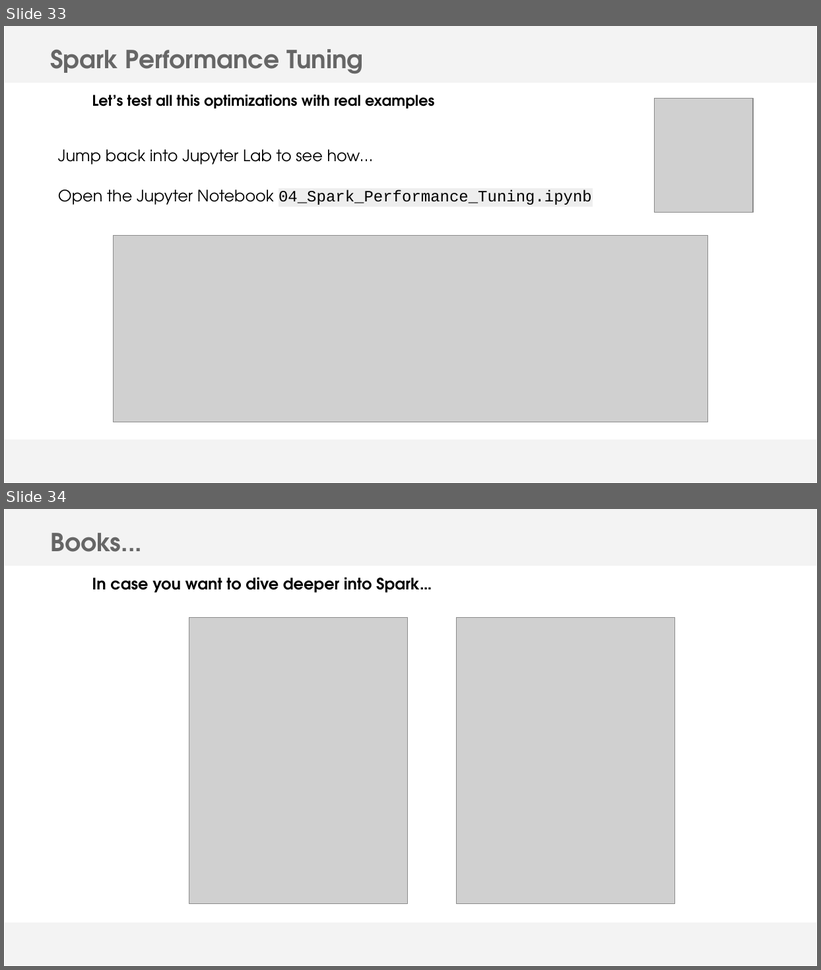
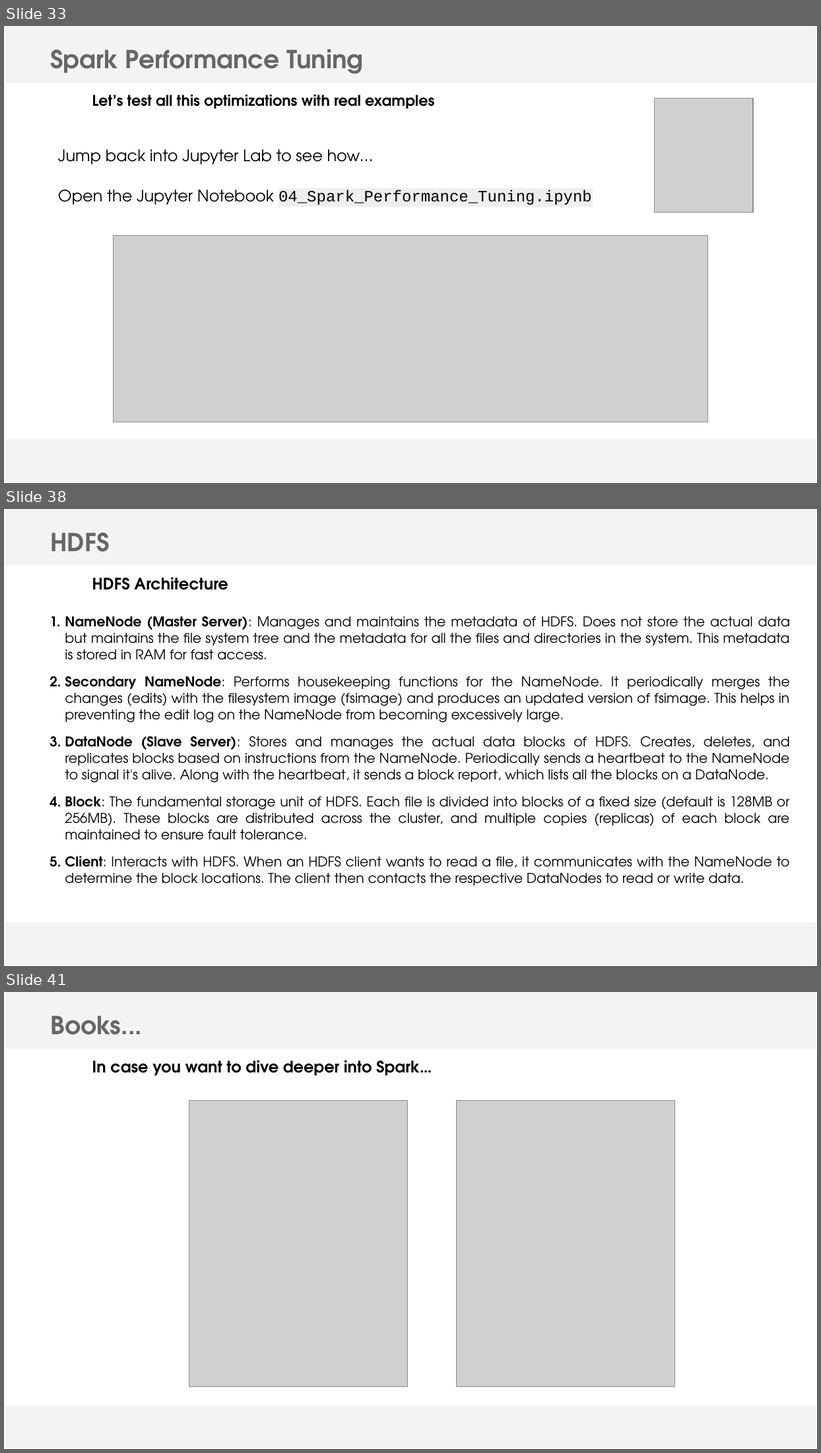
Before and after one commit to amarchan-stratio/spark-course, a slide deck: [NUMA 7.0] Spark Course.pptx. Shown one above the other, each under a label of ours: slides 33 and 34 before the commit, slides 33, 38 and 41 after it; the slides between them are not shown. The pictures are 821x970 and 821x1453 pixels, drawn with LibreOffice and Linux fonts; fonts in the diff are those of the drawing; grey boxes stand for pictures; background and template pictures are left out. Boxes give left, top, right and bottom in pixels: in the first picture for what was removed or moved away, otherwise in the second. Text is boxed around its words. In the diff, an @@ line names an element or a change of style, - is before the commit and + after.

Commit message:
Added HDFS notebook + slides

```diff
--- a/[NUMA 7.0] Spark Course.pptx
+++ b/[NUMA 7.0] Spark Course.pptx
@@ slide 38 added at [4, 509, 817, 966], background #FFFFFF; not listed: 2 template elements that a slide beside it also shows @@
@@ text added at [50, 532, 109, 552], 22 pt, text #666666, bold @@
+HDFS
@@ text added at [92, 577, 228, 590], 14 pt, text #000000, bold @@
+HDFS Architecture
@@ text added at [65, 616, 791, 886], 12 pt, text #000000 @@
+1. NameNode (Master Server): Manages and maintains the metadata of HDFS. Does not store the actual data but maintains the file system tree and the metadata for all the files and directories in the system. This metadata is stored in RAM for fast access.
+2. Secondary NameNode: Performs housekeeping functions for the NameNode. It periodically merges the changes (edits) with the filesystem image (fsimage) and produces an updated version of fsimage. This helps in preventing the edit log on the NameNode from becoming excessively large.
+3. DataNode (Slave Server): Stores and manages the actual data blocks of HDFS. Creates, deletes, and replicates blocks based on instructions from the NameNode. Periodically sends a heartbeat to the NameNode to signal it's alive. Along with the heartbeat, it sends a block report, which lists all the blocks on a DataNode.
+4. Block: The fundamental storage unit of HDFS. Each file is divided into blocks of a fixed size (default is 128MB or 256MB). These blocks are distributed across the cluster, and multiple copies (replicas) of each block are maintained to ensure fault tolerance.
+5. Client: Interacts with HDFS. When an HDFS client wants to read a file, it communicates with the NameNode to determine the block locations. The client then contacts the respective DataNodes to read or write data.
@@ what was slide 34 is now slide 41 @@
```
Also in this commit, not shown: 6 other slides added, 8 other files.
